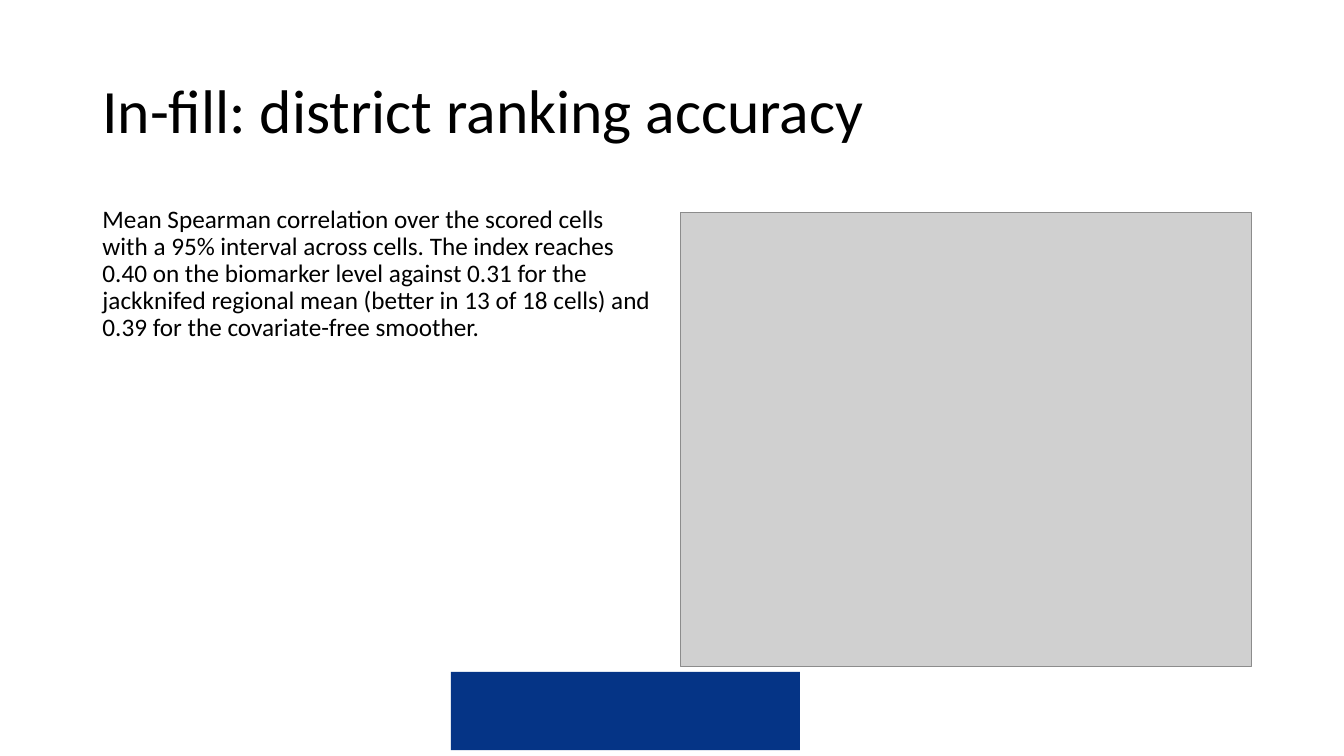
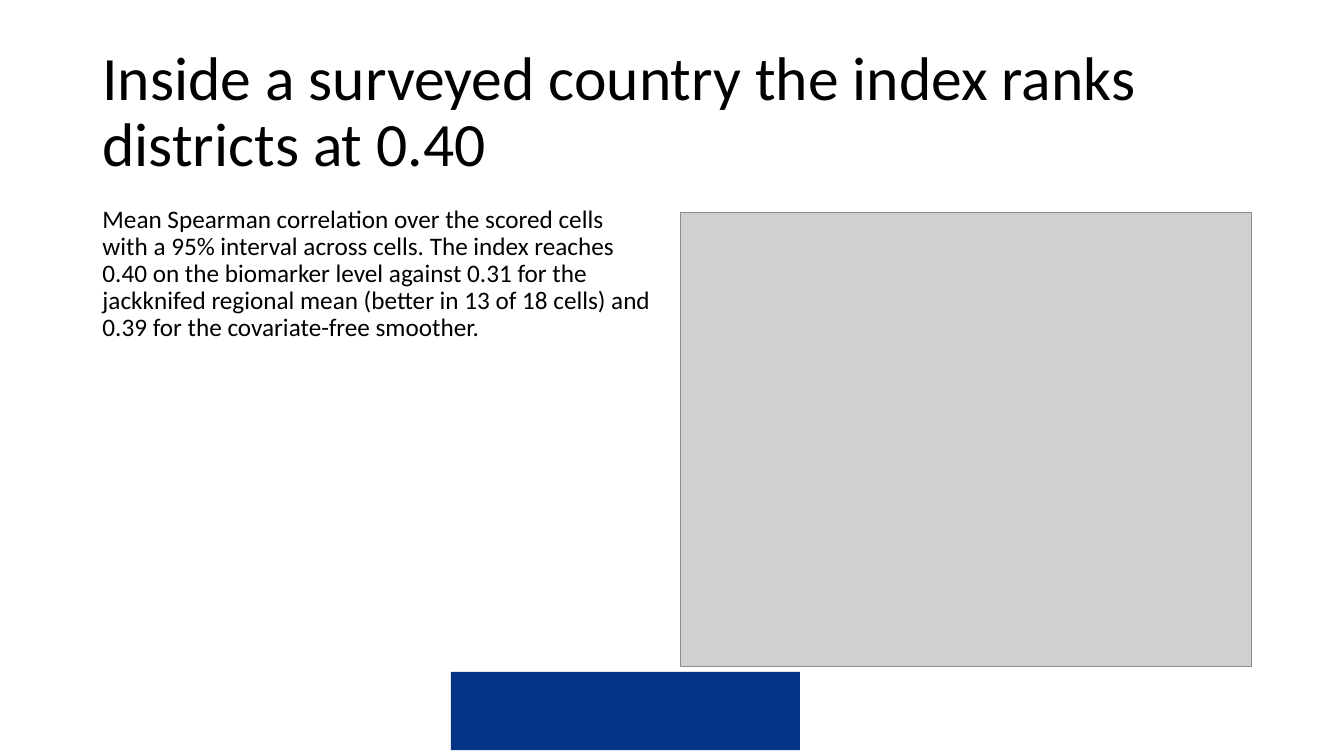
Before and after one commit to amertens/mn-prediction, a slide deck: slide 29 of docs/slides/MN-proxy-full-talk-2026-09.pptx (slide 26 before the commit). Drawn at 1344x756 pixels with LibreOffice and Linux fonts; fonts in the diff are those of the drawing; grey boxes stand for pictures; background and template pictures are left out. Boxes give left, top, right and bottom in pixels: in the first picture for what was removed or moved away, otherwise in the second. Text is boxed around its words. In the diff, an @@ line names an element or a change of style, - is before the commit and + after.

```diff
--- a/docs/slides/MN-proxy-full-talk-2026-09.pptx
+++ b/docs/slides/MN-proxy-full-talk-2026-09.pptx
@@ title at <box>102,57,1136,167</box>: text changed @@
-In-fill: district ranking accuracy
+Inside a surveyed country the index ranks districts at 0.40
```
Also in this commit, not shown: 23 other slides changed, 6 slides added, 2 slides removed, 4 other files.
